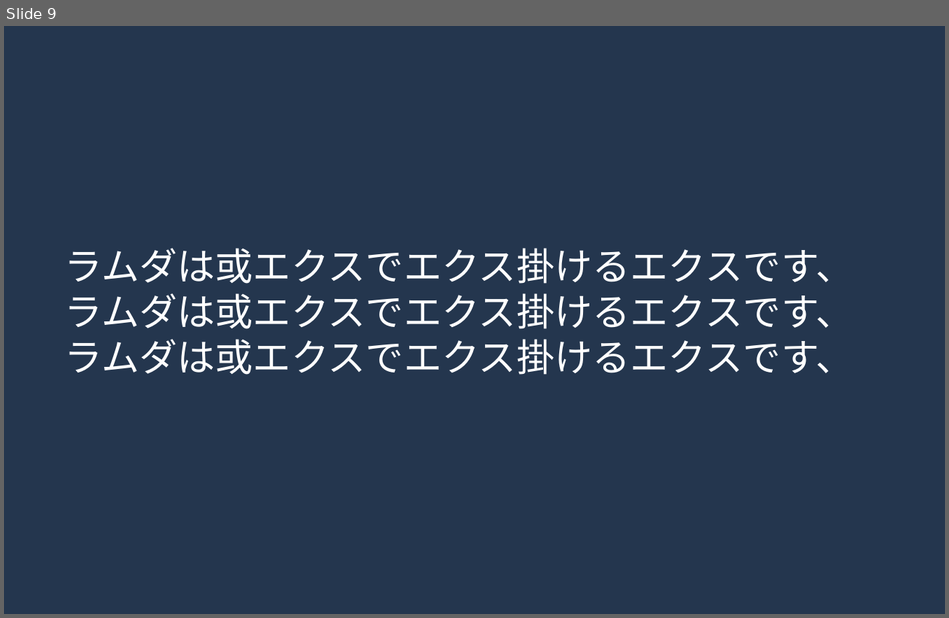
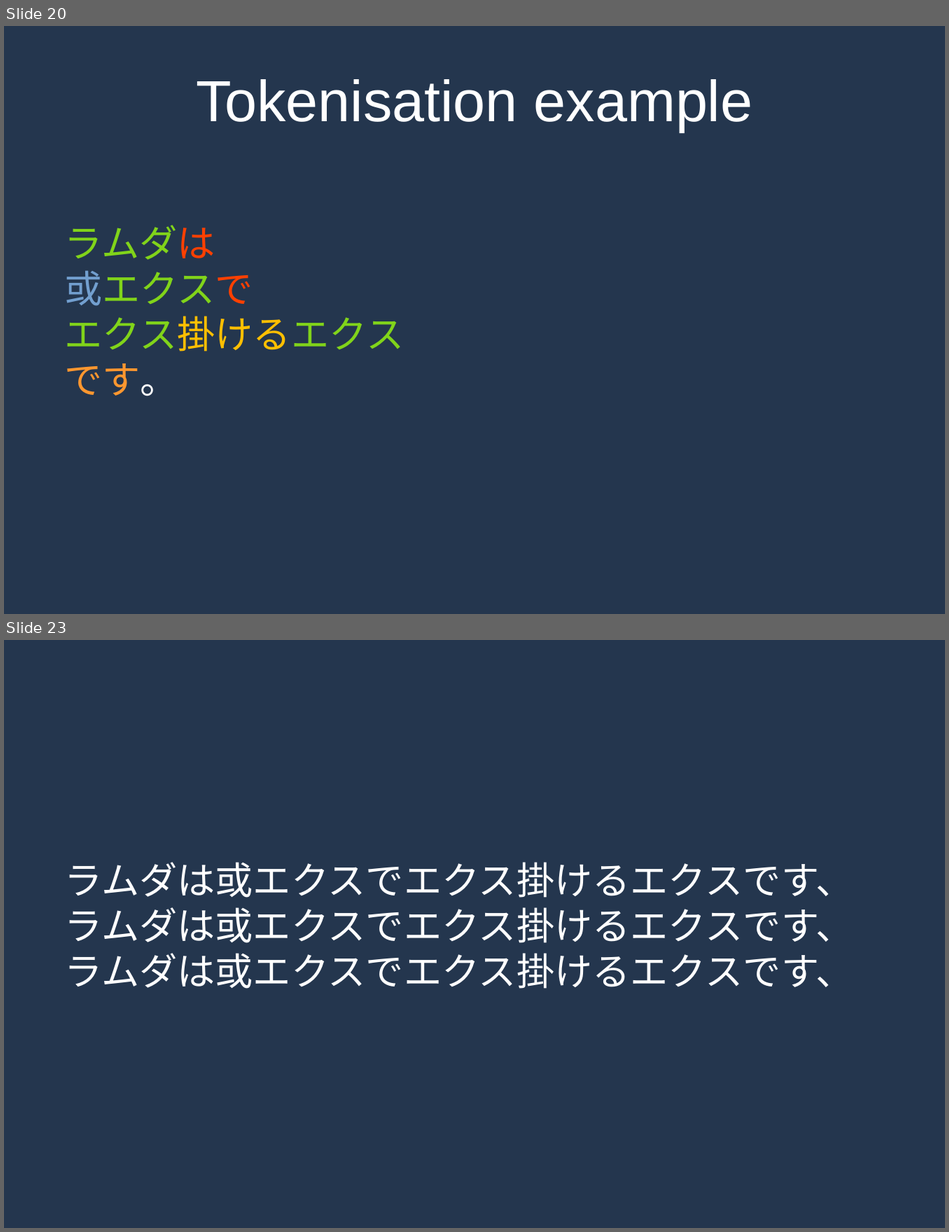
Before and after one commit to MrPicklePinosaur/haku, a slide deck: haku-talk/haku-talk.odp. Shown one above the other, each under a label of ours: slide 9 before the commit, slides 20 and 23 after it; the slides between them are not shown. The pictures are 949x618 and 949x1232 pixels, drawn with LibreOffice and Linux fonts; fonts in the diff are those of the drawing. Boxes give left, top, right and bottom in pixels: in the first picture for what was removed or moved away, otherwise in the second. Text is boxed around its words. In the diff, an @@ line names an element or a change of style, - is before the commit and + after.

```diff
--- a/haku-talk/haku-talk.odp
+++ b/haku-talk/haku-talk.odp
@@ slide 20 added at (4, 26, 945, 614), background #24364E @@
@@ title added at (196, 79, 753, 132), 48.9 pt, text #FFFFFF @@
+Tokenisation example
@@ subtitle added at (64, 225, 404, 396), 32 pt, text #81D41A @@
+ラムダは
+或エクスで
+エクス掛けるエクス
+です。
@@ what was slide 9 is now slide 23 @@
```
Also in this commit, not shown: 2 slides changed, 19 other slides added, 6 slides removed, 1 other file.
